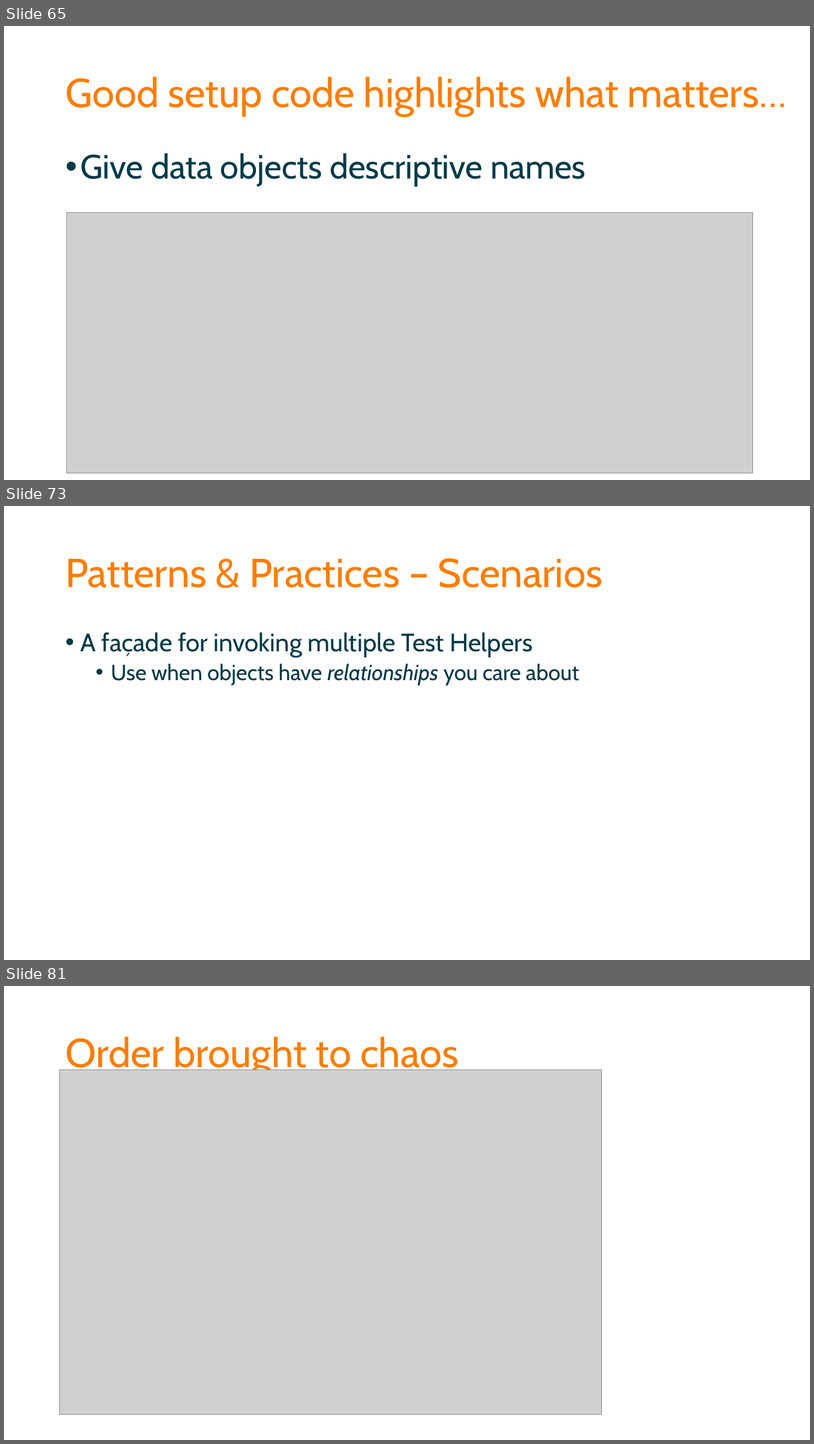
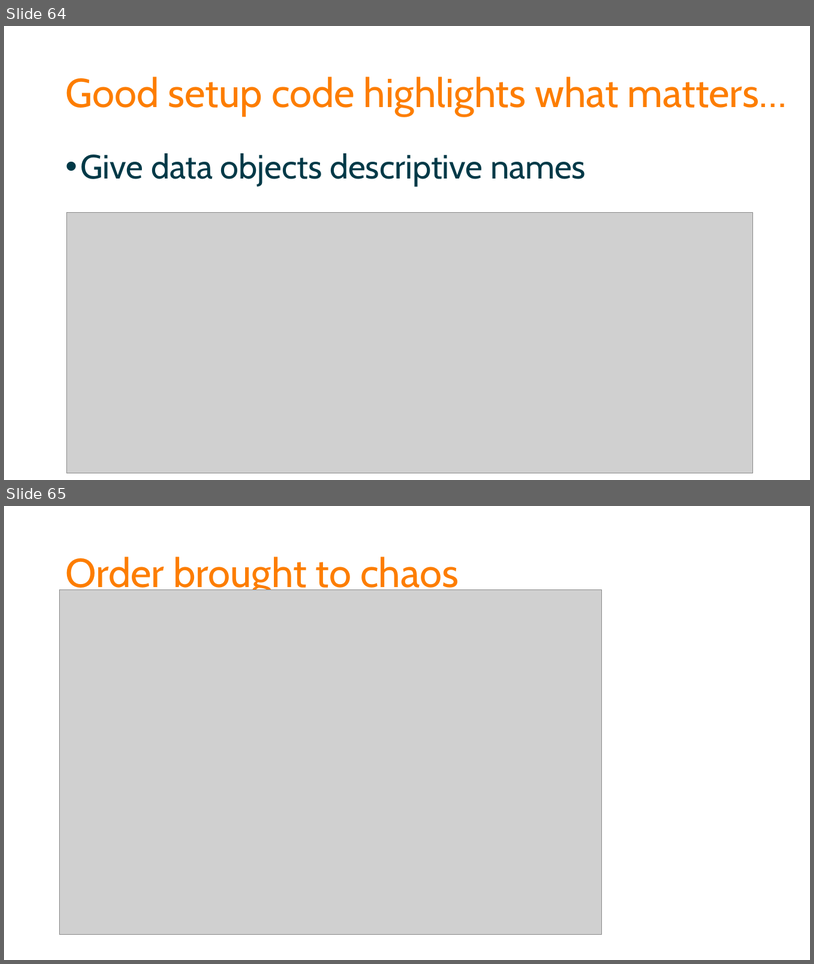
Before and after one commit to spetryjohnson/Talk-Patterns_of_Effective_Test_Setup, a slide deck: POETS - CodeMash 2017.pptx. Shown one above the other, each under a label of ours: slides 65, 73 and 81 before the commit, slides 64 and 65 after it; the slides between them are not shown. The pictures are 814x1444 and 814x964 pixels, drawn with LibreOffice and Linux fonts; fonts in the diff are those of the drawing; grey boxes stand for pictures. Boxes give left, top, right and bottom in pixels: in the first picture for what was removed or moved away, otherwise in the second. Text is boxed around its words. In the diff, an @@ line names an element or a change of style, - is before the commit and + after.

```diff
--- a/POETS - CodeMash 2017.pptx
+++ b/POETS - CodeMash 2017.pptx
@@ slide 73 removed at bbox=[4, 506, 810, 960], background #FFFFFF @@
@@ title removed at bbox=[65, 558, 603, 588] @@
-Patterns & Practices – Scenarios
@@ text removed at bbox=[81, 632, 579, 685] @@
-• A façade for invoking multiple Test Helpers
-  • Use when objects have relationships you care about
@@ what was slide 65 is now slide 64 @@
@@ what was slide 81 is now slide 65 @@
```
Also in this commit, not shown: 3 slides changed, 6 slides added, 21 other slides removed, 1 other file.
